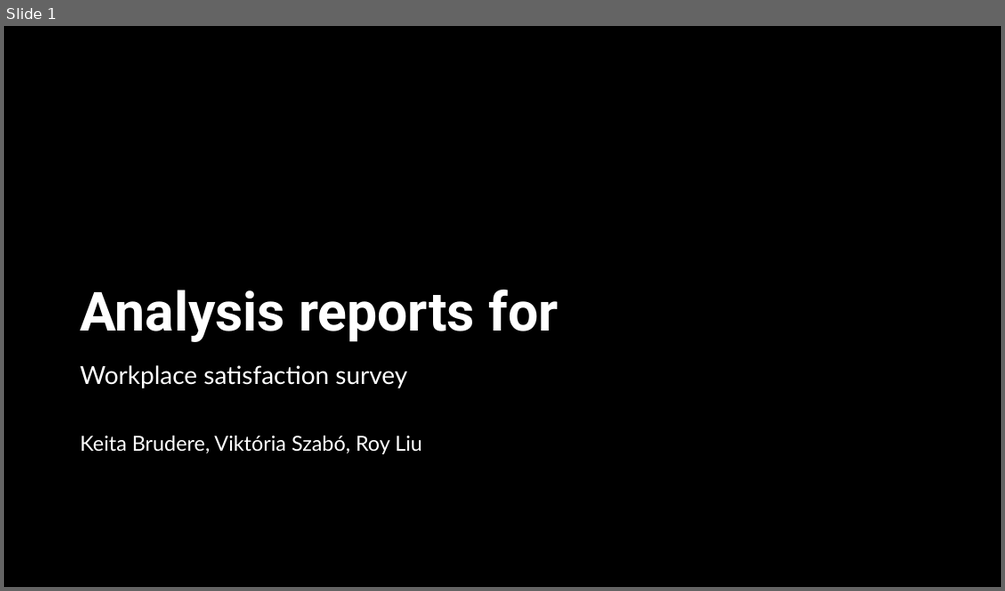
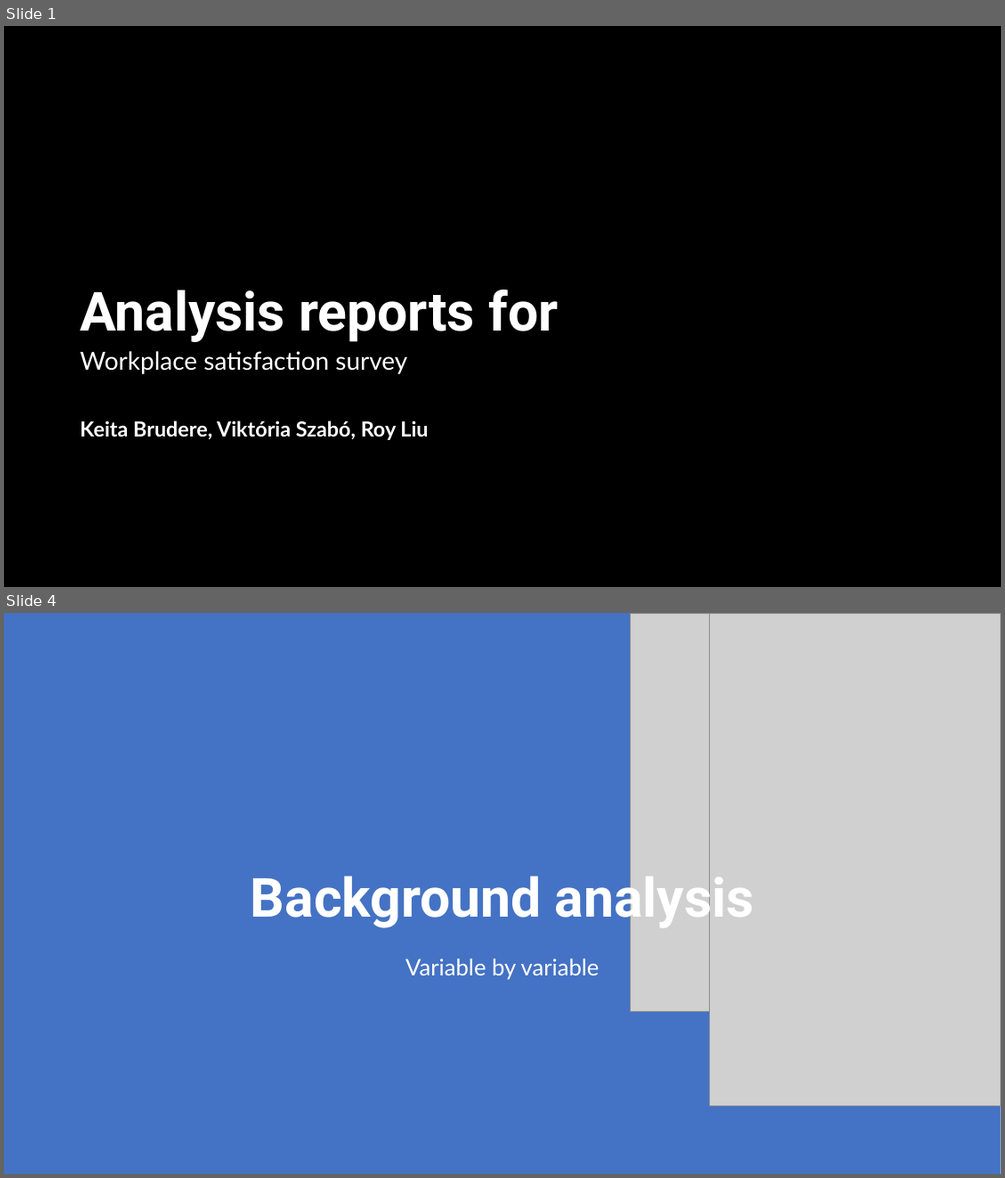
Before and after one commit to KatieRJ/BigDataProject, a slide deck: BigDataProject presentation.pptx. Shown one above the other, each under a label of ours: slide 1 before the commit, slides 1 and 4 after it; the slides between them are not shown. The pictures are 1005x591 and 1005x1178 pixels, drawn with LibreOffice and Linux fonts; fonts in the diff are those of the drawing; grey boxes stand for pictures; background and template pictures are left out; a plain dark background stands for a picture behind light text. Boxes give left, top, right and bottom in pixels: in the first picture for what was removed or moved away, otherwise in the second. Text is boxed around its words. In the diff, an @@ line names an element or a change of style, - is before the commit and + after.

```diff
--- a/BigDataProject presentation.pptx
+++ b/BigDataProject presentation.pptx
@@ slide 4 added at [4,613,1001,1174], background #FFFFFF @@
@@ rectangle added at [4,613,1001,1174], fill #4472C4 @@
@@ picture added at [630,614,1001,1012] @@
@@ picture added at [710,614,1001,1106] @@
@@ title added at [251,868,754,930], 52 pt, text #FFFFFF, bold @@
+Background analysis
@@ subtitle added at [405,958,599,980], 22 pt, text #FFFFFF @@
+Variable by variable
@@ slide 1 changed as well @@
@@ subtitle "Workplace satisfaction survey": place and size @@
-subtitle "Workplace satisfaction survey" at [80,365,422,454]
+subtitle "Workplace satisfaction survey" at [80,351,428,440]
@@ subtitle at [80,420,428,440]: bold on in "Keita Brudere, Viktória Szabó, Roy Liu" @@
```
Also in this commit, not shown: 2 other slides changed, 10 other slides added, 1 slide removed, 2 other files.
